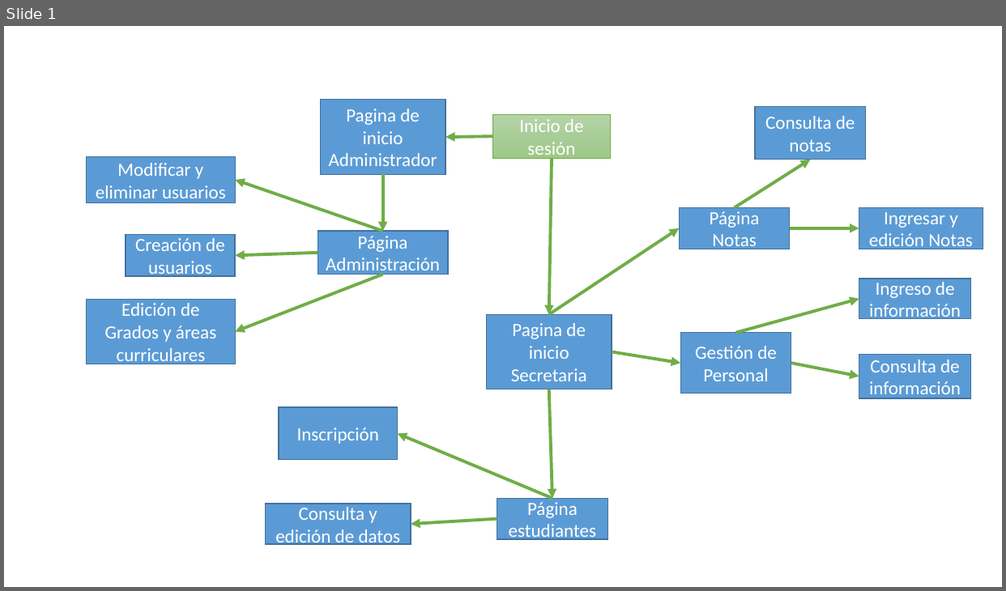
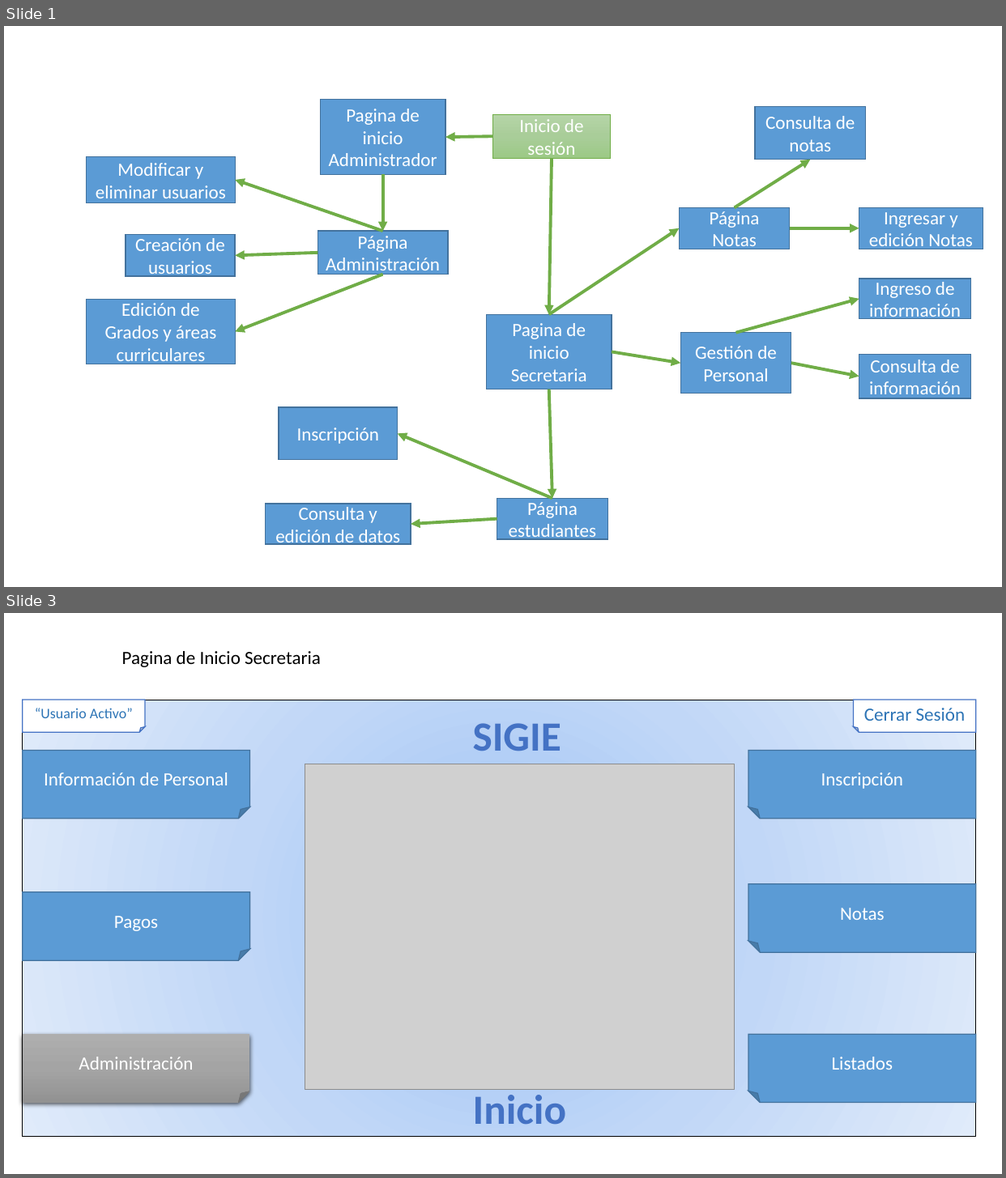
Before and after one commit to rmansilla8/SIGIE, a slide deck: Documentacion/MapaDeNavegacion.pptx. Shown one above the other, each under a label of ours: slide 1 before the commit, slides 1 and 3 after it; the slides between them are not shown. The pictures are 1006x591 and 1006x1178 pixels, drawn with LibreOffice and Linux fonts; fonts in the diff are those of the drawing; grey boxes stand for pictures. Boxes give left, top, right and bottom in pixels: in the first picture for what was removed or moved away, otherwise in the second. Text is boxed around its words. In the diff, an @@ line names an element or a change of style, - is before the commit and + after.

```diff
--- a/Documentacion/MapaDeNavegacion.pptx
+++ b/Documentacion/MapaDeNavegacion.pptx
@@ slide 3 added at (4,613,1002,1174), background #FFFFFF @@
@@ text added at (122,651,321,667), 18 pt, text #000000 @@
+Pagina de Inicio Secretaria
@@ rectangle added at (23,700,977,1137), fill gradient #9AC3F5 to #C2D8F8 to #E1EBFB, outline #000000 0.75 pt @@
@@ folded corner added at (23,700,146,732), fill #FFFFFF, outline #4472C4 1 pt, 14 pt, text #2E75B6 @@
+“Usuario Activo”
@@ folded corner added at (854,700,977,732), fill #FFFFFF, outline #4472C4 1 pt, 18 pt, text #2E75B6 @@
+Cerrar Sesión
@@ text added at (473,723,561,751), 40 pt, text #4472C4, bold @@
+SIGIE
@@ folded corner added at (23,750,250,818), fill #5B9BD5, outline #43739E 1 pt, 18 pt, text #FFFFFF @@
+Información de Personal
@@ folded corner added at (749,750,977,818), fill #5B9BD5, outline #43739E 1 pt, 18 pt, text #FFFFFF @@
+Inscripción
@@ picture added at (305,764,734,1090) @@
@@ folded corner added at (23,892,250,960), fill #5B9BD5, outline #43739E 1 pt @@
@@ folded corner added at (23,892,250,960), fill #5B9BD5, outline #43739E 1 pt, 18 pt, text #FFFFFF @@
+Pagos
@@ folded corner added at (749,884,977,952), fill #5B9BD5, outline #43739E 1 pt, 18 pt, text #FFFFFF @@
+Notas
@@ folded corner added at (23,1034,250,1102), fill gradient #AFAFAF to #A5A5A5 to #939393, 18 pt, text #FFFFFF @@
+Administración
@@ folded corner added at (749,1034,977,1102), fill #5B9BD5, outline #43739E 1 pt, 18 pt, text #FFFFFF @@
+Listados
@@ text added at (473,1089,566,1124), 40 pt, text #4472C4, bold @@
+Inicio
```
Also in this commit, not shown: 3 other slides added, 3 other files.
